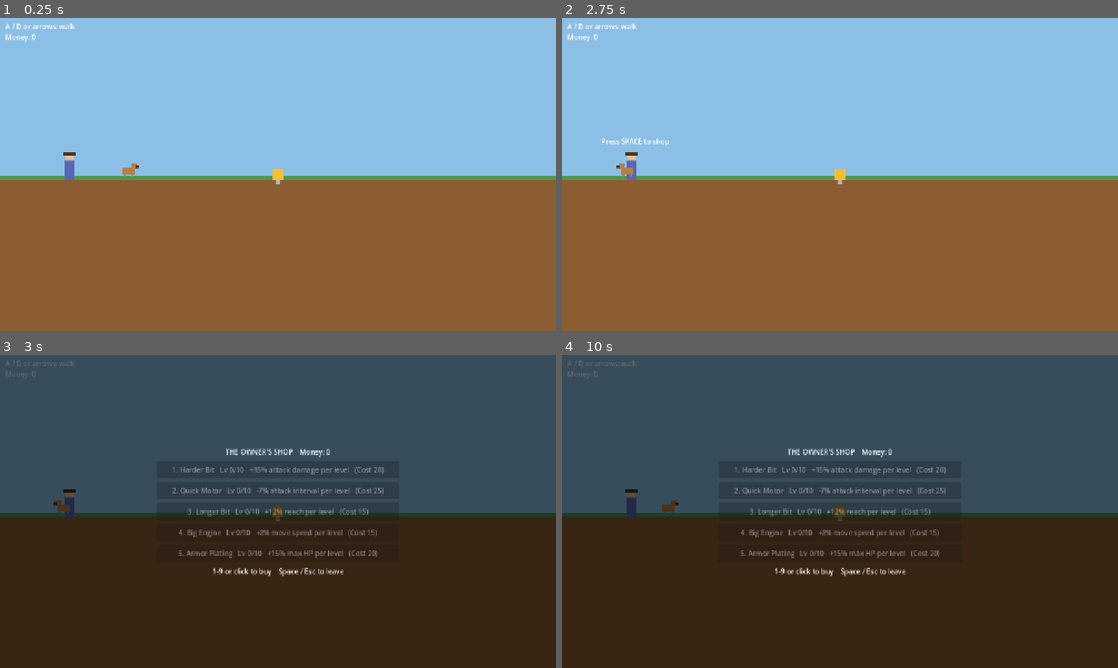
Above: before the commit, frames 1-4 (two rows, left to right).
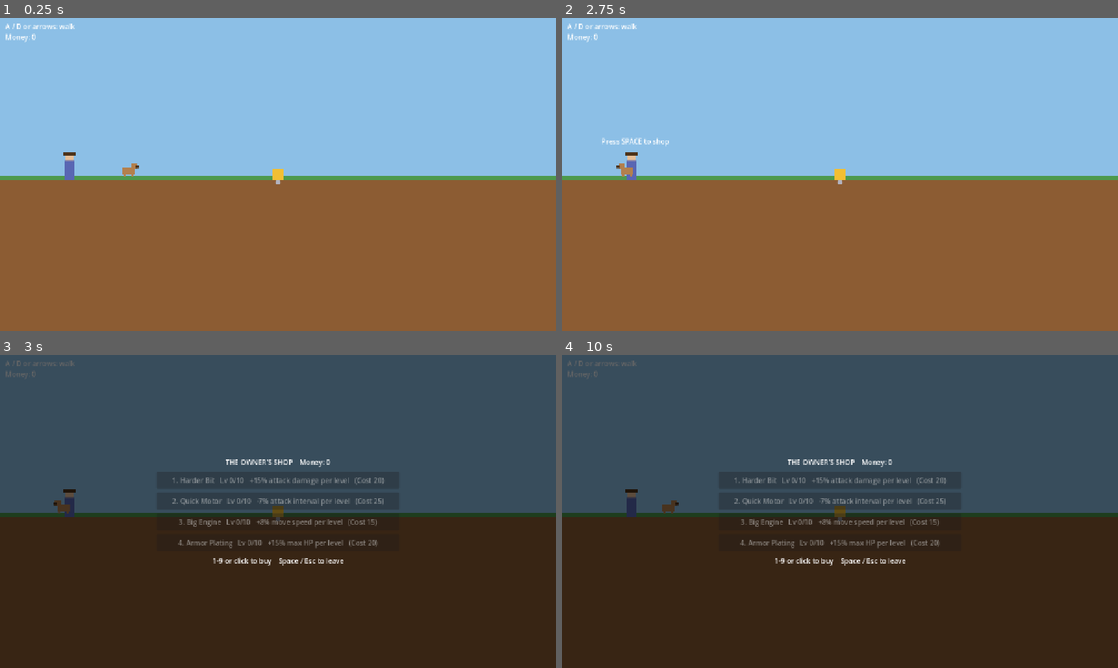
Above: after the commit, the same moments.

Repository: tygedavis/game-jam-2
Game: Godot game, scene res://scenes/surface.tscn
The game is run twice, just before and just after one commit, with the same random seed, the same clock (stepped at 60 frames per second) and the same inputs.
Inputs (mouse positions are in pixels of both pictures, inside the frame that each line leads up to):
- Up to frame 1 (0.25 s): no input
- Up to frame 2 (2.75 s): tap Enter at 0.5, 2 s; move the mouse to (812, 237) at 0.52 s; hold Up (ui_up) 0.53-1.25 s; tap 1 at 0.6 s; click (812, 237) at 0.67 s; tap Space at 0.77, 1.25 s; drag from (1006, 221) to (812, 237) at 1.27 s; move the mouse to (673, 127) at 2.02 s; hold Left (ui_left) from 2.03 s (still down); tap 3 at 2.1 s
- Up to frame 3 (3 s): release Left (ui_left) at 2.75 s; tap Space at 2.75 s; drag from (305, 511) to (111, 464) at 2.77 s
- Up to frame 4 (10 s): tap Enter at 3.5 s; move the mouse to (756, 433) at 3.52 s; hold Down (ui_down) 3.53-4.25 s; tap Keypad Enter at 3.6, 8.1 s; tap Space at 3.77, 4.25, 6.77, 9.77 s; drag from (962, 495) to (756, 433) at 4.27 s; move the mouse to (728, 527) at 5.02 s; hold Up (ui_up) 5.03-5.75 s; tap 1 at 5.1, 9.6 s; click (728, 527) at 5.17 s; drag from (895, 442) to (728, 527) at 5.77 s; move the mouse to (812, 574) at 6.52 s; hold Right (ui_right) 6.53-7.25 s; tap 3 at 6.6 s; drag from (1006, 558) to (812, 574) at 7.27 s; move the mouse to (673, 464) at 8.02 s; hold Down (ui_down) 8.03-8.75 s; drag from (867, 511) to (673, 464) at 8.77 s; move the mouse to (756, 433) at 9.52 s; hold Up (ui_up) from 9.53 s (still down); click (756, 433) at 9.67 s

Frames 1-2 are identical in both runs. In frame 3, 3.6% of the frame differs, in the area x 31-69%, y 29-71%; in frame 4, 3.6%.

Commit message:
Remove projectile range limit and the reach upgrades that depended on it
Shots now fly until they hit an enemy or solid dirt (freed only past a 4000px
housekeeping distance). Drops attack_reach, its level-up and shop upgrades.

Co-Authored-By: Claude Sonnet 5.5 <noreply@anthropic.com>

Diff:
--- a/data/meta/long_bit.tres
+++ /dev/null
@@ -1,11 +0,0 @@
-[gd_resource type="Resource" script_class="MetaUpgradeDef" load_steps=2 format=3]
-
-[ext_resource type="Script" path="res://scripts/data/meta_upgrade_def.gd" id="1"]
-
-[resource]
-script = ExtResource("1")
-display_name = "Longer Bit"
-description = "+12% reach per level"
-property = "attack_reach"
-multiplier = 1.12
-base_cost = 15
--- a/data/upgrades/attack_reach.tres
+++ /dev/null
@@ -1,10 +0,0 @@
-[gd_resource type="Resource" script_class="UpgradeDef" load_steps=2 format=3]
-
-[ext_resource type="Script" path="res://scripts/data/upgrade_def.gd" id="1"]
-
-[resource]
-script = ExtResource("1")
-display_name = "Longer Bit"
-description = "+30% attack reach"
-property = "attack_reach"
-multiplier = 1.3
--- a/scenes/main.tscn
+++ b/scenes/main.tscn
@@ -18,7 +18,6 @@
 [ext_resource type="Script" path="res://scripts/data/upgrade_def.gd" id="11"]
 [ext_resource type="Resource" path="res://data/upgrades/attack_damage.tres" id="12"]
 [ext_resource type="Resource" path="res://data/upgrades/attack_speed.tres" id="13"]
-[ext_resource type="Resource" path="res://data/upgrades/attack_reach.tres" id="14"]
 [ext_resource type="Resource" path="res://data/upgrades/move_speed.tres" id="15"]
 
 [ext_resource type="Script" path="res://scripts/data/gem_def.gd" id="16"]
@@ -29,14 +28,13 @@
 [ext_resource type="Script" path="res://scripts/data/meta_upgrade_def.gd" id="mscript"]
 [ext_resource type="Resource" path="res://data/meta/hard_bit.tres" id="m0"]
 [ext_resource type="Resource" path="res://data/meta/quick_motor.tres" id="m1"]
-[ext_resource type="Resource" path="res://data/meta/long_bit.tres" id="m2"]
 [ext_resource type="Resource" path="res://data/meta/big_engine.tres" id="m3"]
 [ext_resource type="Resource" path="res://data/meta/armor_plating.tres" id="m4"]
 
 [node name="Main" type="Node2D"]
 script = ExtResource("1")
-upgrade_defs = Array[ExtResource("11")]([ExtResource("12"), ExtResource("13"), ExtResource("14"), ExtResource("15")])
-meta_upgrades = Array[ExtResource("mscript")]([ExtResource("m0"), ExtResource("m1"), ExtResource("m2"), ExtResource("m3"), ExtResource("m4")])
+upgrade_defs = Array[ExtResource("11")]([ExtResource("12"), ExtResource("13"), ExtResource("15")])
+meta_upgrades = Array[ExtResource("mscript")]([ExtResource("m0"), ExtResource("m1"), ExtResource("m3"), ExtResource("m4")])
 enemy_defs = Array[ExtResource("9")]([ExtResource("10")])
 
 [node name="Terrain" type="Node2D" parent="."]
--- a/scenes/surface.tscn
+++ b/scenes/surface.tscn
@@ -8,13 +8,12 @@
 [ext_resource type="Script" path="res://scripts/data/meta_upgrade_def.gd" id="mscript"]
 [ext_resource type="Resource" path="res://data/meta/hard_bit.tres" id="m0"]
 [ext_resource type="Resource" path="res://data/meta/quick_motor.tres" id="m1"]
-[ext_resource type="Resource" path="res://data/meta/long_bit.tres" id="m2"]
 [ext_resource type="Resource" path="res://data/meta/big_engine.tres" id="m3"]
 [ext_resource type="Resource" path="res://data/meta/armor_plating.tres" id="m4"]
 
 [node name="Surface" type="Node2D"]
 script = ExtResource("1")
-meta_upgrades = Array[ExtResource("mscript")]([ExtResource("m0"), ExtResource("m1"), ExtResource("m2"), ExtResource("m3"), ExtResource("m4")])
+meta_upgrades = Array[ExtResource("mscript")]([ExtResource("m0"), ExtResource("m1"), ExtResource("m3"), ExtResource("m4")])
 
 [node name="Drill" type="Sprite2D" parent="."]
 position = Vector2(640, 360)
--- a/scripts/data/meta_upgrade_def.gd
+++ b/scripts/data/meta_upgrade_def.gd
@@ -5,7 +5,7 @@
 
 @export var display_name := "Upgrade"
 @export_multiline var description := ""
-@export_enum("attack_damage", "attack_interval", "attack_reach", "speed", "max_hp") var property := "attack_damage"
+@export_enum("attack_damage", "attack_interval", "speed", "max_hp") var property := "attack_damage"
 ## Applied once per purchased level (e.g. 1.15 = +15% each; 0.93 on attack_interval = faster).
 @export var multiplier := 1.15
 @export var max_level := 10
--- a/scripts/data/upgrade_def.gd
+++ b/scripts/data/upgrade_def.gd
@@ -6,7 +6,7 @@
 @export var display_name := "Upgrade"
 @export_multiline var description := ""
 ## Which Drill property to change.
-@export_enum("attack_damage", "attack_interval", "attack_reach", "speed") var property := "attack_damage"
+@export_enum("attack_damage", "attack_interval", "speed") var property := "attack_damage"
 ## The property is multiplied by this (e.g. 1.3 = +30%; 0.85 on attack_interval = faster attacks).
 @export var multiplier := 1.25
 
--- a/scripts/drill.gd
+++ b/scripts/drill.gd
@@ -10,8 +10,6 @@
 @export var attack_interval := 0.4
 ## Damage per attack.
 @export var attack_damage := 10.0
-## How far a projectile travels before it fades, in pixels.
-@export var attack_reach := 260.0
 ## Projectile speed, in pixels per second.
 @export var projectile_speed := 600.0
 ## How close (px) the drill must be to dirt, in the steering direction, to dig it.
@@ -173,7 +171,7 @@
 	if direction.is_zero_approx():
 		direction = Vector2(facing)
 	var shot := Projectile.new()
-	shot.setup(terrain, position, direction, projectile_speed, attack_damage, attack_reach)
+	shot.setup(terrain, position, direction, projectile_speed, attack_damage)
 	get_parent().add_child(shot)
 
 
--- a/scripts/projectile.gd
+++ b/scripts/projectile.gd
@@ -1,23 +1,24 @@
 class_name Projectile
 extends Node2D
 ## A shot fired by the drill. Flies in a straight line, damages the first enemy it touches, and
-## stops at solid dirt or after travelling `max_distance`. Call setup() before adding to the tree.
+## stops at solid dirt. It has no gameplay range; it is only cleaned up once far off screen.
+## Call setup() before adding to the tree.
 
 const RADIUS := 4.0
+## Housekeeping only: free shots that have flown this far, so strays don't live forever.
+const CLEANUP_DISTANCE := 4000.0
 
 var terrain: Terrain
 var velocity := Vector2.ZERO
 var damage := 0.0
-var max_distance := 0.0
 var _travelled := 0.0
 
 
-func setup(ground: Terrain, from: Vector2, direction: Vector2, shot_speed: float, shot_damage: float, shot_range: float) -> void:
+func setup(ground: Terrain, from: Vector2, direction: Vector2, shot_speed: float, shot_damage: float) -> void:
 	terrain = ground
 	position = from
 	velocity = direction.normalized() * shot_speed
 	damage = shot_damage
-	max_distance = shot_range
 
 
 func _physics_process(delta: float) -> void:
@@ -28,7 +29,7 @@
 	for i in steps:
 		position += step
 		_travelled += step.length()
-		if _hit_something() or _travelled >= max_distance:
+		if _hit_something() or _travelled >= CLEANUP_DISTANCE:
 			queue_free()
 			return
 
Not shown, changed: docs/prototype-plan.md
